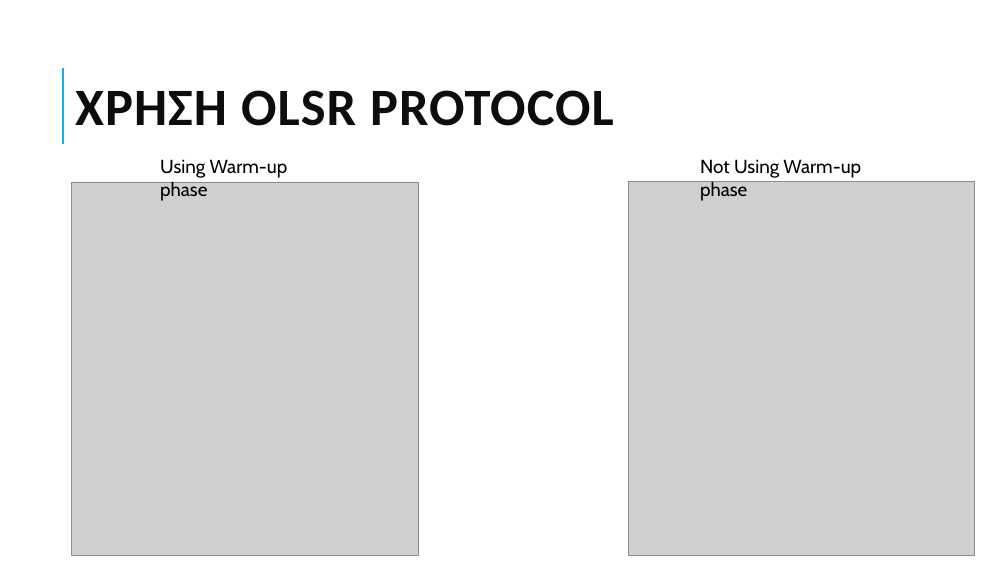
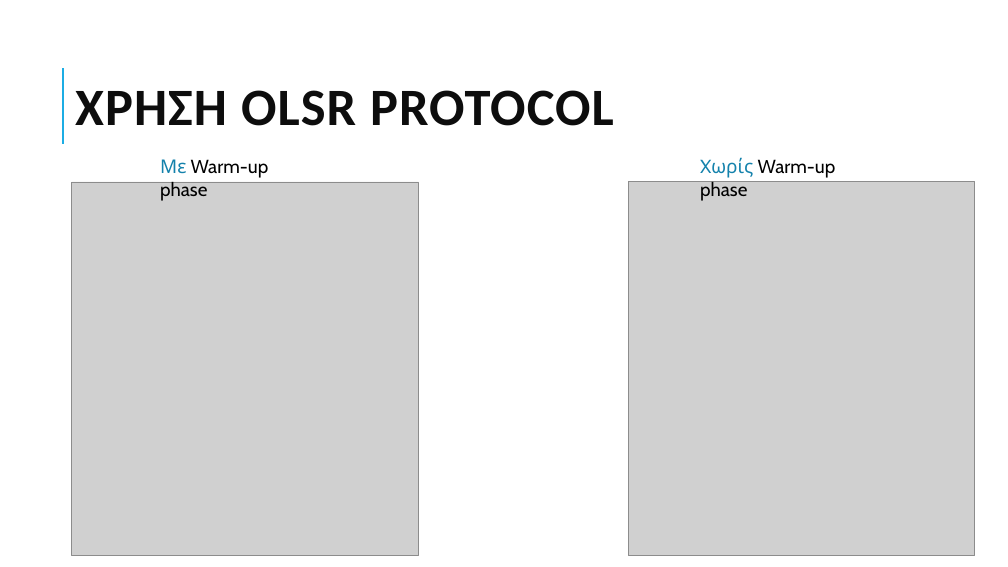
Before and after one commit to grgmyl/Ns3Project, a slide deck: slide 14 of Presentations/Ns-3_presentation_F.pptx. Drawn at 1008x567 pixels with LibreOffice and Linux fonts; fonts in the diff are those of the drawing; grey boxes stand for pictures. Boxes give left, top, right and bottom in pixels: in the first picture for what was removed or moved away, otherwise in the second. Text is boxed around its words. In the diff, an @@ line names an element or a change of style, - is before the commit and + after.

```diff
--- a/Presentations/Ns-3_presentation_F.pptx
+++ b/Presentations/Ns-3_presentation_F.pptx
@@ text at (160, 159, 269, 201): text changed @@
-Using Warm-up phase
+Με Warm-up phase
@@ text at (700, 157, 836, 201): text changed @@
-Not Using Warm-up phase
+Xωρίς Warm-up phase
```
Also in this commit, not shown: 10 other slides changed, 1 slide added, 1 slide removed.
